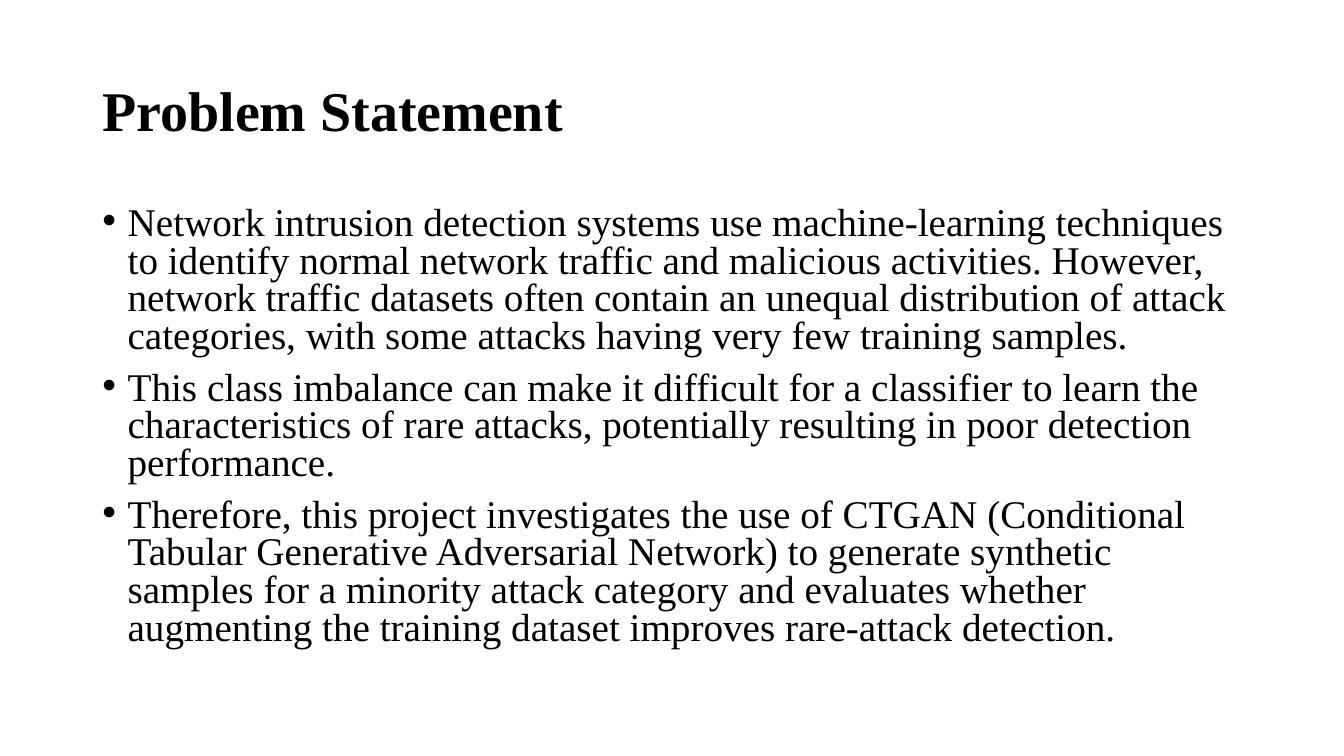
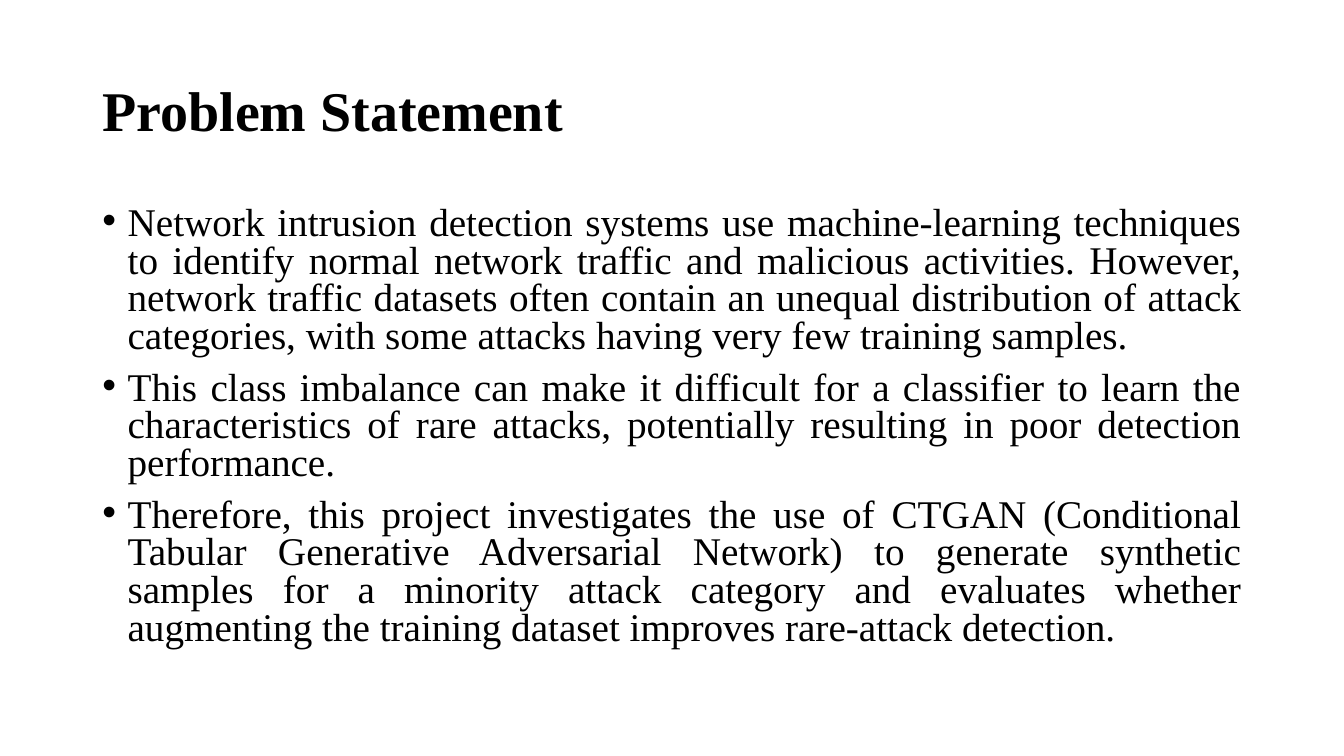
Before and after one commit to spandanabasavakulal/In-House-Project-files, a slide deck: slide 2 of ppt.pptx. Drawn at 1344x756 pixels with LibreOffice and Linux fonts; fonts in the diff are those of the drawing. Boxes give left, top, right and bottom in pixels: in the first picture for what was removed or moved away, otherwise in the second. Text is boxed around its words. In the diff, an @@ line names an element or a change of style, - is before the commit and + after.

Commit message:
ok

```diff
--- a/ppt.pptx
+++ b/ppt.pptx
@@ text "Network intrusion detection systems use ..." at [128,208,1241,648]: alignment left to justified @@
```
Also in this commit, not shown: 1 other slide changed, 3 slides added, 1 slide removed.
